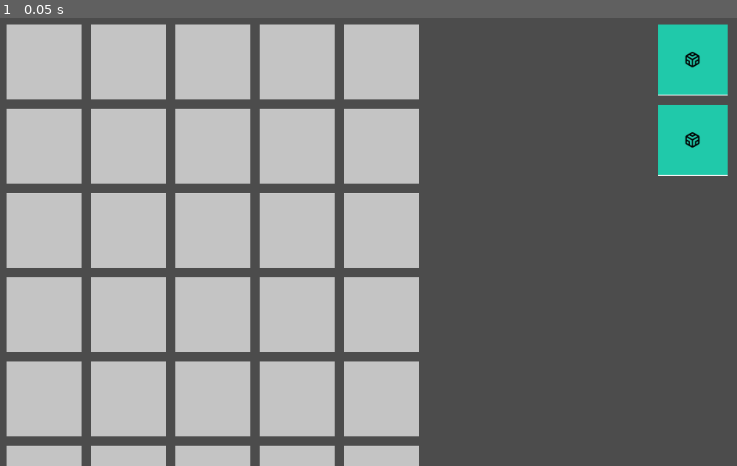
Above: before the commit, frame 1.
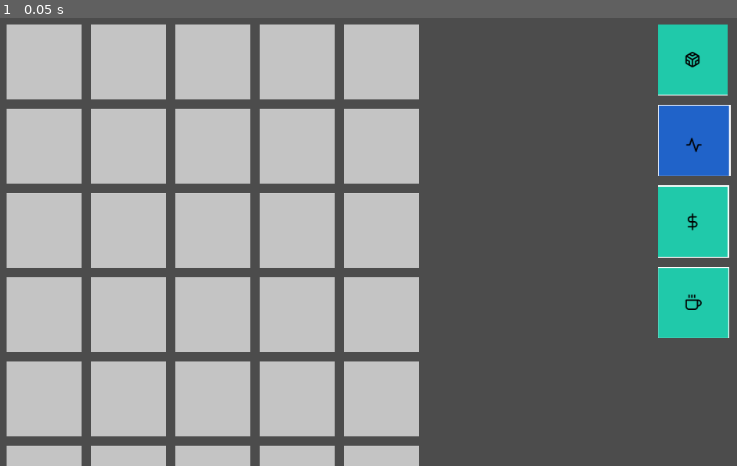
Above: after the commit, the same moment.

Repository: Minivera/GMTK-Jam-TG
Game: Godot game, scene res://Main.tscn
The game is run twice, just before and just after one commit, with the same random seed, the same clock (stepped at 60 frames per second) and the same inputs.
Inputs:
- Up to frame 1 (0.05 s): no input

The runs differ from the first frame. In frame 1, 4.7% of the frame differs, in the area x 89-100%, y 19-72%.

Commit message:
Added more buildings

Diff:
--- a/BuildingList.gd
+++ b/BuildingList.gd
@@ -17,3 +17,15 @@
 
 func _on_Headquarters_button_down():
 	emit_signal("building_pressed", "headquarters")
+
+
+func _on_Energy_button_down():
+	emit_signal("building_pressed", "energy")
+
+
+func _on_Bank_button_down():
+	emit_signal("building_pressed", "bank")
+
+
+func _on_Restaurant_button_down():
+	emit_signal("building_pressed", "restaurant")
--- a/BuildingList.tscn
+++ b/BuildingList.tscn
@@ -1,7 +1,10 @@
-[gd_scene load_steps=3 format=2]
+[gd_scene load_steps=6 format=2]
 
 [ext_resource path="res://BuildingList.gd" type="Script" id=1]
 [ext_resource path="res://assets/headquarters.PNG" type="Texture" id=2]
+[ext_resource path="res://assets/cash.PNG" type="Texture" id=3]
+[ext_resource path="res://assets/food.PNG" type="Texture" id=4]
+[ext_resource path="res://assets/energy.PNG" type="Texture" id=5]
 
 [node name="BuildingList" type="Node2D"]
 script = ExtResource( 1 )
@@ -15,13 +18,28 @@
 }
 
 [node name="Headquarters" type="TextureButton" parent="GridContainer"]
-margin_right = 89.0
+margin_right = 93.0
 margin_bottom = 91.0
 texture_normal = ExtResource( 2 )
 
-[node name="Headquarters2" type="TextureButton" parent="GridContainer"]
+[node name="Energy" type="TextureButton" parent="GridContainer"]
 margin_top = 103.0
-margin_right = 89.0
+margin_right = 93.0
 margin_bottom = 194.0
-texture_normal = ExtResource( 2 )
+texture_normal = ExtResource( 5 )
+
+[node name="Bank" type="TextureButton" parent="GridContainer"]
+margin_top = 206.0
+margin_right = 93.0
+margin_bottom = 299.0
+texture_normal = ExtResource( 3 )
+
+[node name="Restaurant" type="TextureButton" parent="GridContainer"]
+margin_top = 311.0
+margin_right = 93.0
+margin_bottom = 402.0
+texture_normal = ExtResource( 4 )
 [connection signal="button_down" from="GridContainer/Headquarters" to="." method="_on_Headquarters_button_down"]
+[connection signal="button_down" from="GridContainer/Energy" to="." method="_on_Energy_button_down"]
+[connection signal="button_down" from="GridContainer/Bank" to="." method="_on_Bank_button_down"]
+[connection signal="button_down" from="GridContainer/Restaurant" to="." method="_on_Restaurant_button_down"]
--- a/Globals.gd
+++ b/Globals.gd
@@ -2,10 +2,19 @@
 
 var empty_texture = load("res://assets/empty.PNG")
 var headquarters_texture = load("res://assets/headquarters.PNG")
+var energy_texture = load("res://assets/energy.PNG")
+var bank_texture = load("res://assets/cash.PNG")
+var restaurant_texture = load("res://assets/food.PNG")
 
 var holding_building = null;
 
 func get_texture_by_type(type):
 	if type == "headquarters":
 		return headquarters_texture
+	elif type == "energy":
+		return energy_texture
+	elif type == "bank":
+		return bank_texture
+	elif type == "restaurant":
+		return restaurant_texture
 	return empty_texture
Binary file added: assets/cash.PNG
Not shown, added: assets/cash.PNG.import
Binary file added: assets/energy.PNG
Not shown, added: assets/energy.PNG.import
Binary file added: assets/food.PNG
Not shown, added: assets/food.PNG.import
